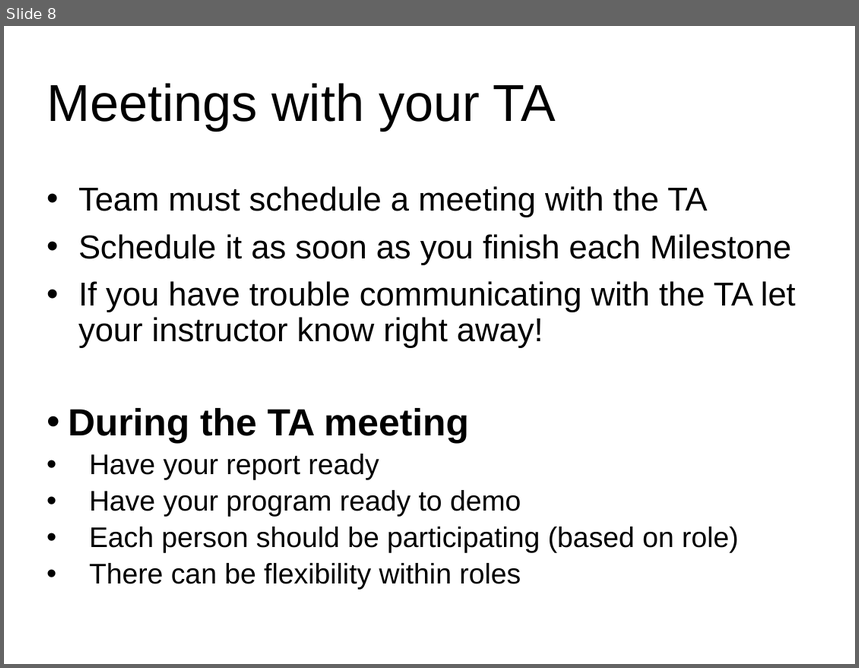
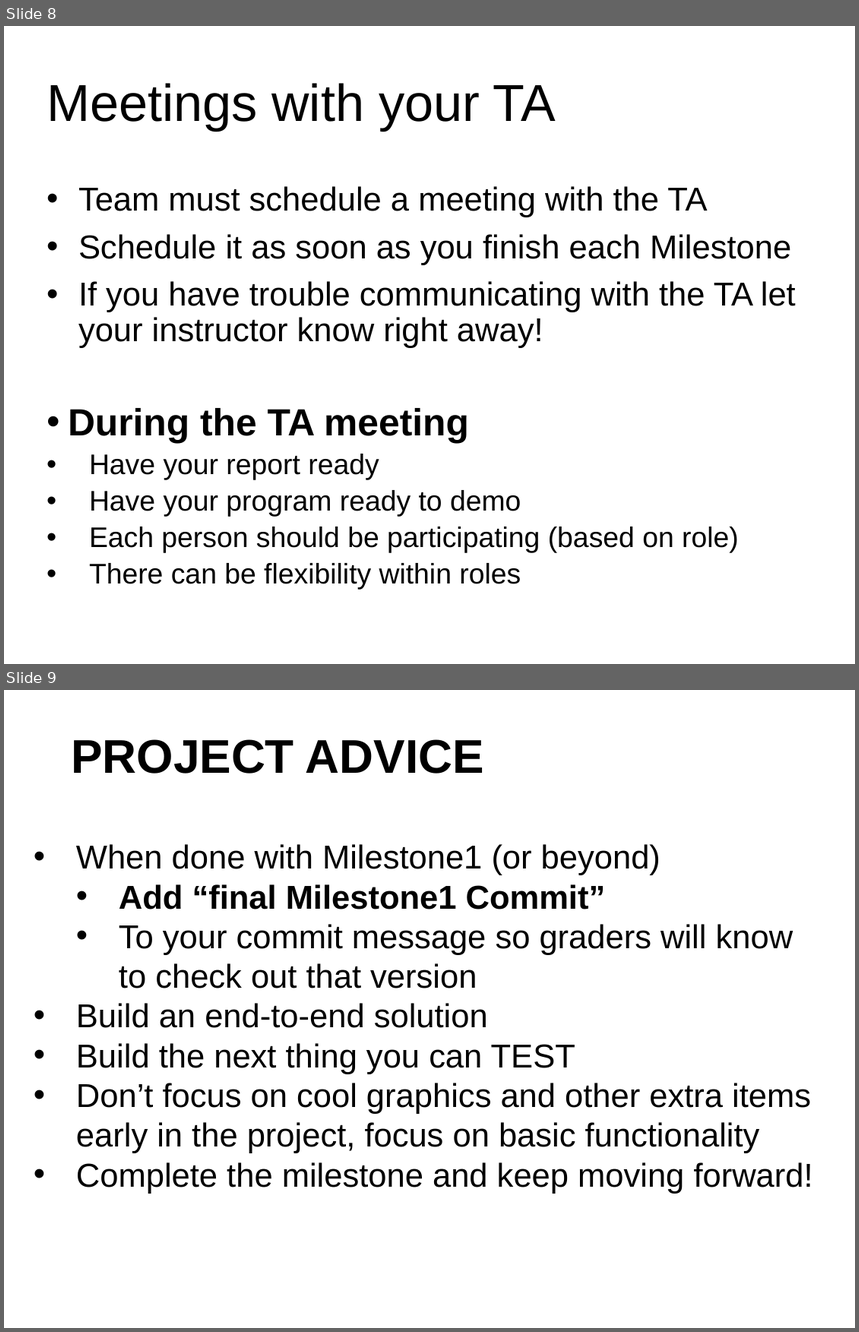
Before and after one commit to RHIT-CSSE/csse220, a slide deck: ClassMaterials/CollisionHandling/Slides/Part2-ProjectReminders.pptx. Shown one above the other, each under a label of ours: slide 8 before the commit, slides 8 and 9 after it. The pictures are 859x668 and 859x1332 pixels, drawn with LibreOffice and Linux fonts; fonts in the diff are those of the drawing. Boxes give left, top, right and bottom in pixels: in the first picture for what was removed or moved away, otherwise in the second. Text is boxed around its words. In the diff, an @@ line names an element or a change of style, - is before the commit and + after.

```diff
--- a/ClassMaterials/CollisionHandling/Slides/Part2-ProjectReminders.pptx
+++ b/ClassMaterials/CollisionHandling/Slides/Part2-ProjectReminders.pptx
@@ slide 9 added at bbox=[4, 690, 855, 1328], background #FFFFFF @@
@@ title added at bbox=[71, 739, 484, 774], 40 pt, text #000000, bold @@
+PROJECT ADVICE
@@ text added at bbox=[76, 844, 813, 1194], 28 pt, text #000000 @@
+• When done with Milestone1 (or beyond)
+  • Add “final Milestone1 Commit”
+  • To your commit message so graders will know to check out that version
+• Build an end-to-end solution
+• Build the next thing you can TEST
+• Don’t focus on cool graphics and other extra items early in the project, focus on basic functionality
+• Complete the milestone and keep moving forward!
```
Also in this commit, not shown: 2 other files.
